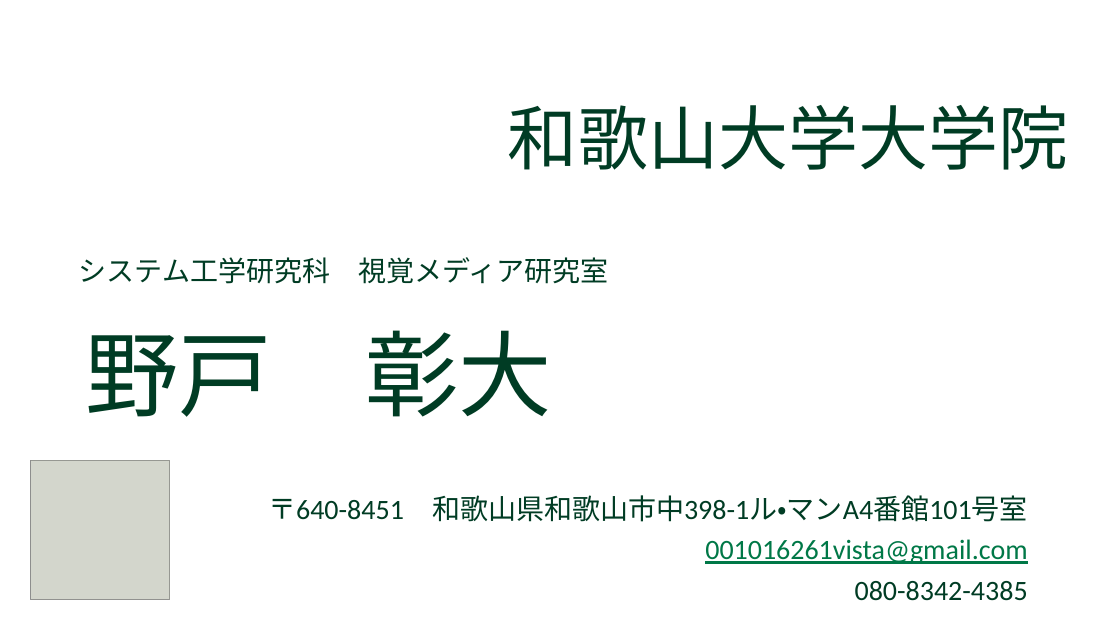
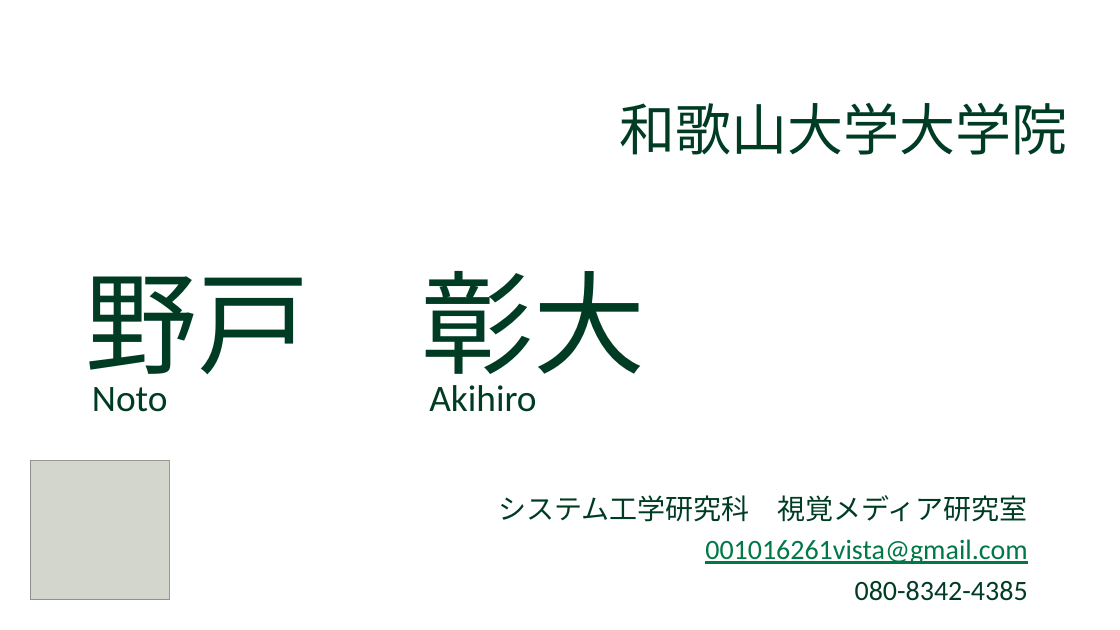
Before and after one commit to NottyAce/NotoWebSite, a slide deck: slide 1 of 名刺.pptx. Drawn at 1120x630 pixels with LibreOffice and Linux fonts; fonts in the diff are those of the drawing; grey boxes stand for pictures; background and template pictures are left out. Boxes give left, top, right and bottom in pixels: in the first picture for what was removed or moved away, otherwise in the second. Text is boxed around its words. In the diff, an @@ line names an element or a change of style, - is before the commit and + after.

```diff
--- a/名刺.pptx
+++ b/名刺.pptx
@@ text "和歌山大学大学院": place and size @@
-text "和歌山大学大学院" at (508, 105, 1068, 170)
+text "和歌山大学大学院" at (620, 103, 1068, 155)
@@ text "和歌山大学大学院" at (620, 103, 1068, 155): size 60 to 48 pt @@
@@ title "野戸 彰大": place and size @@
-title "野戸 彰大" at (86, 330, 552, 417)
+title "野戸 彰大" at (86, 271, 646, 393)
@@ title "野戸 彰大" at (86, 271, 646, 393): size 80 to 96 pt @@
@@ text removed at (79, 257, 608, 284) @@
-システム工学研究科 視覚メディア研究室
@@ text added at (92, 387, 168, 412), 32 pt, text #003C24 @@
+Noto
@@ text added at (429, 385, 536, 412), 32 pt, text #003C24 @@
+Akihiro
@@ subtitle at (499, 495, 1028, 522): text changed @@
-〒640-8451 和歌山県和歌山市中398-1ル・マンA4番館101号室
+システム工学研究科 視覚メディア研究室
```
Also in this commit, not shown: 50 other files.
